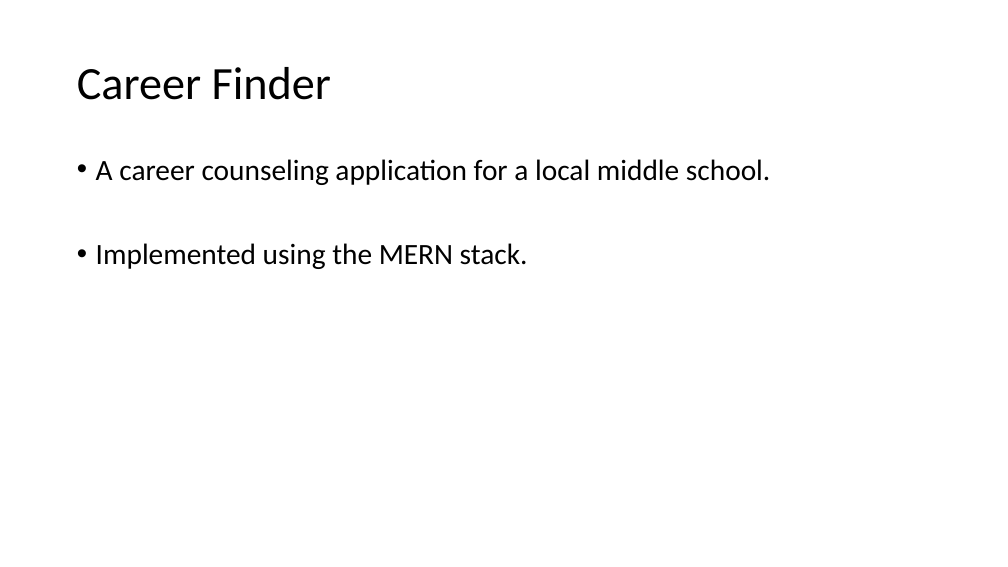
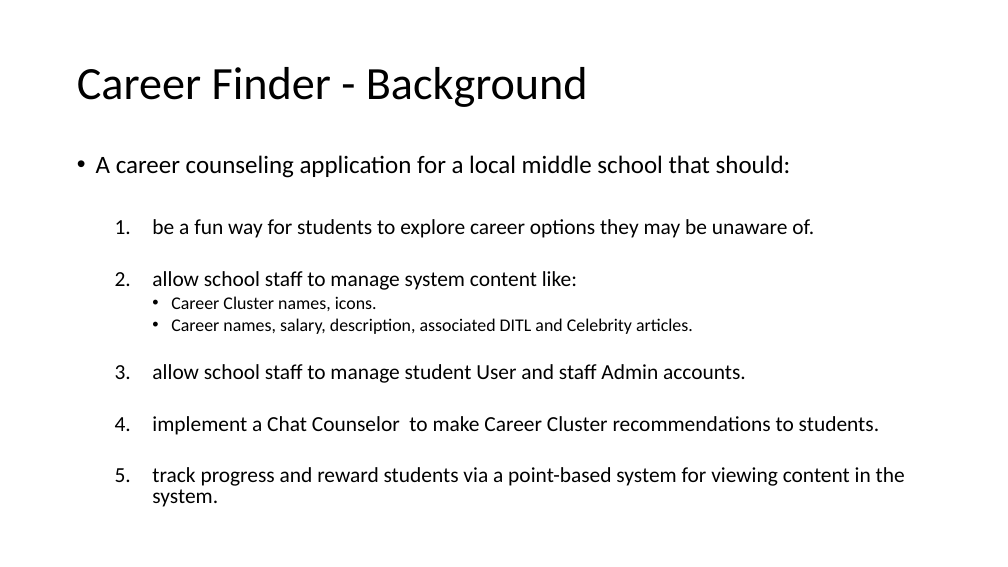
Before and after one commit to audiblePi/career-finder, a slide deck: slide 2 of docs/sprint1Presentation.pptx. Drawn at 1008x567 pixels with LibreOffice and Linux fonts; fonts in the diff are those of the drawing. Boxes give left, top, right and bottom in pixels: in the first picture for what was removed or moved away, otherwise in the second. Text is boxed around its words. In the diff, an @@ line names an element or a change of style, - is before the commit and + after.

```diff
--- a/docs/sprint1Presentation.pptx
+++ b/docs/sprint1Presentation.pptx
@@ title at <box>77,67,588,107</box>: text changed @@
-Career Finder
+Career Finder - Background
@@ text at <box>96,155,905,507</box>: text changed; size 28 to 20.4 pt @@
-• A career counseling application for a local middle school.
-• Implemented using the MERN stack.
+• A career counseling application for a local middle school that should:
+  1. be a fun way for students to explore career options they may be unaware of.
+  2. allow school staff to manage system content like:
+    • Career Cluster names, icons.
+    • Career names, salary, description, associated DITL and Celebrity articles.
+  3. allow school staff to manage student User and staff Admin accounts.
+  4. implement a Chat Counselor to make Career Cluster recommendations to students.
+  5. track progress and reward students via a point-based system for viewing content in the system.
```
Also in this commit, not shown: 3 other slides changed, 7 slides added.
